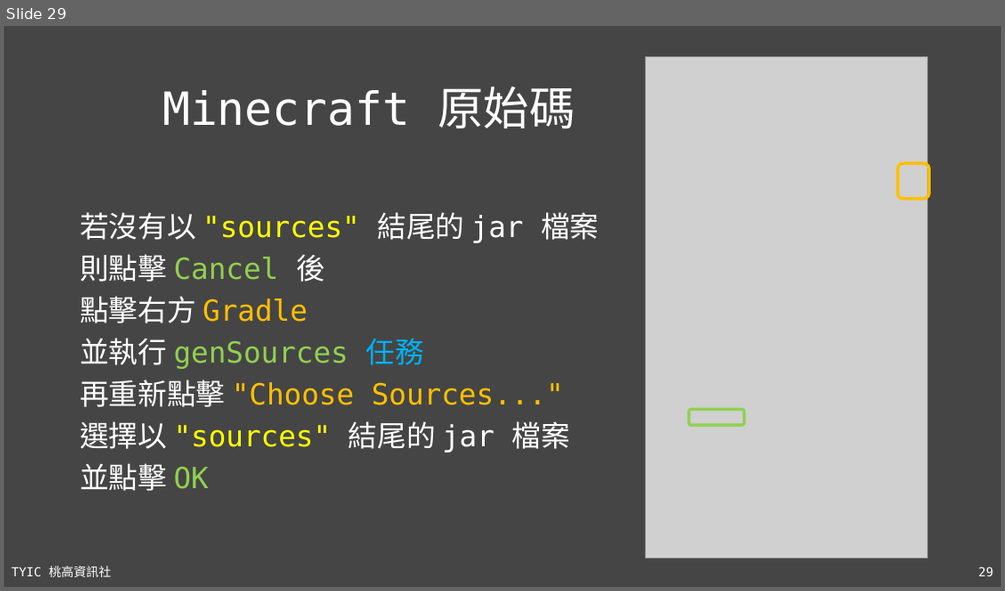
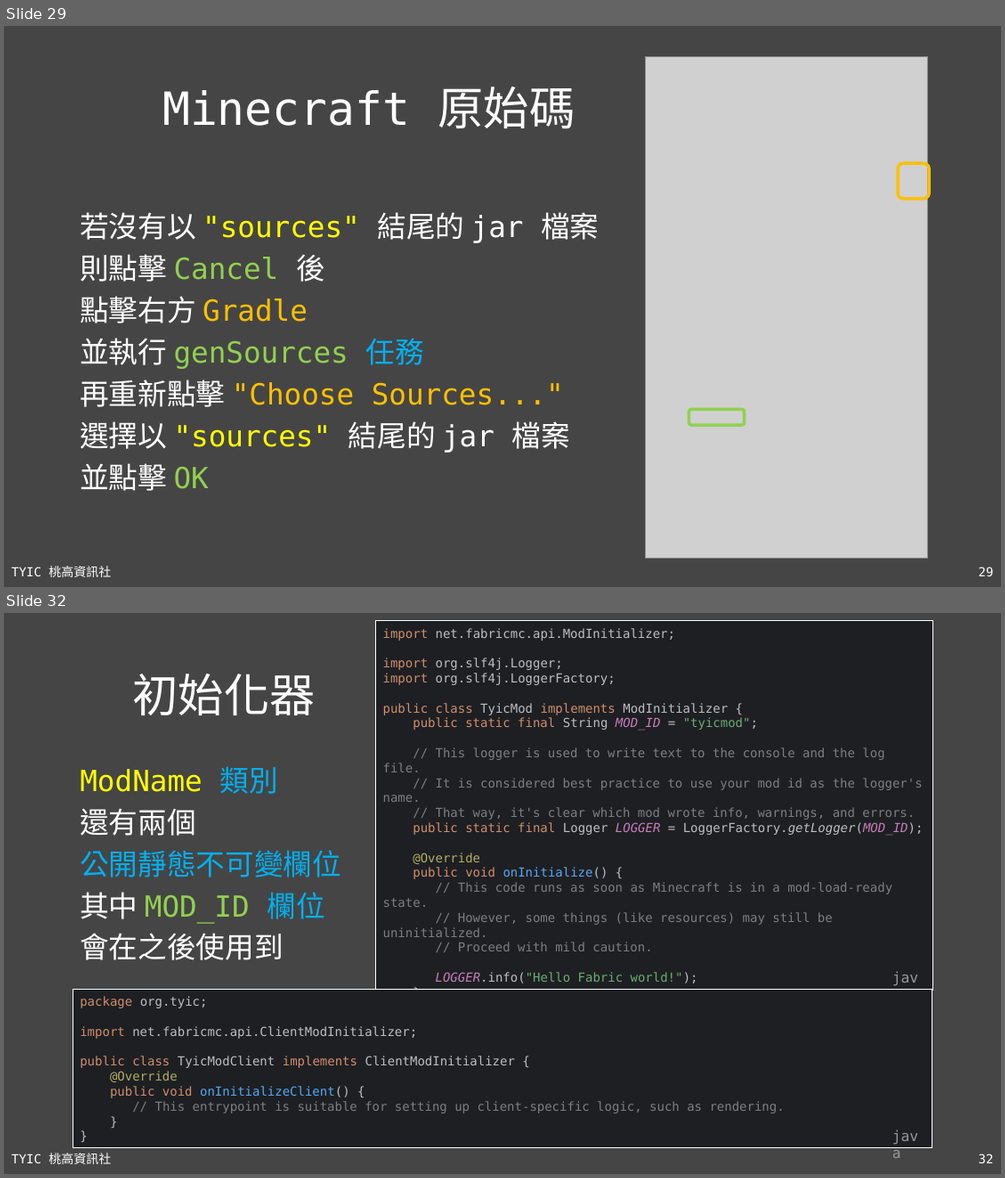
Before and after one commit to TYSHIC/slides, a slide deck: ppt/50_Java 專案：前置作業.pptx. Shown one above the other, each under a label of ours: slide 29 before the commit, slides 29 and 32 after it; the slides between them are not shown. The pictures are 1005x591 and 1005x1178 pixels, drawn with LibreOffice and Linux fonts; fonts in the diff are those of the drawing; grey boxes stand for pictures. Boxes give left, top, right and bottom in pixels: in the first picture for what was removed or moved away, otherwise in the second. Text is boxed around its words. In the diff, an @@ line names an element or a change of style, - is before the commit and + after.

```diff
--- a/ppt/50_Java 專案：前置作業.pptx
+++ b/ppt/50_Java 專案：前置作業.pptx
@@ slide 32 added at bbox=[4, 613, 1001, 1174], background #454545; not listed: 2 template elements that a slide beside it also shows @@
@@ rectangle added at bbox=[376, 620, 933, 990], fill #1E1F22, outline #FFFFFF 0.75 pt, 12 pt, text #7A7E85 @@
+package org.tyic;
+import net.fabricmc.api.ModInitializer;
+import org.slf4j.Logger;
+import org.slf4j.LoggerFactory;
+public class TyicMod implements ModInitializer {
+public static final String MOD_ID = "tyicmod";
+// This logger is used to write text to the console and the log file.
+// It is considered best practice to use your mod id as the logger's name.
+// That way, it's clear which mod wrote info, warnings, and errors.
+public static final Logger LOGGER = LoggerFactory.getLogger(MOD_ID);
+@Override
+public void onInitialize() {
+// This code runs as soon as Minecraft is in a mod-load-ready state.
+// However, some things (like resources) may still be uninitialized.
+// Proceed with mild caution.
+LOGGER.info("Hello Fabric world!");
+}
+}
@@ title added at bbox=[132, 674, 315, 715], 44 pt, text #FFFFFF @@
+初始化器
@@ text added at bbox=[80, 766, 341, 960], 28 pt, text #00B0F0 @@
+ModName 類別
+還有兩個
+公開靜態不可變欄位
+其中 MOD_ID 欄位
+會在之後使用到
@@ text added at bbox=[885, 965, 933, 990], 14 pt, text #969696 @@
+java
@@ rectangle added at bbox=[73, 989, 933, 1148], fill #1E1F22, outline #FFFFFF 0.75 pt, 12 pt, text #BCBEC4 @@
+package org.tyic;
+import net.fabricmc.api.ClientModInitializer;
+public class TyicModClient implements ClientModInitializer {
+@Override
+public void onInitializeClient() {
+// This entrypoint is suitable for setting up client-specific logic, such as rendering.
+}
+}
@@ text added at bbox=[885, 1123, 933, 1149], 14 pt, text #969696 @@
+java
```
Also in this commit, not shown: 1 slide changed, 1 other slide added, 10 other files.
